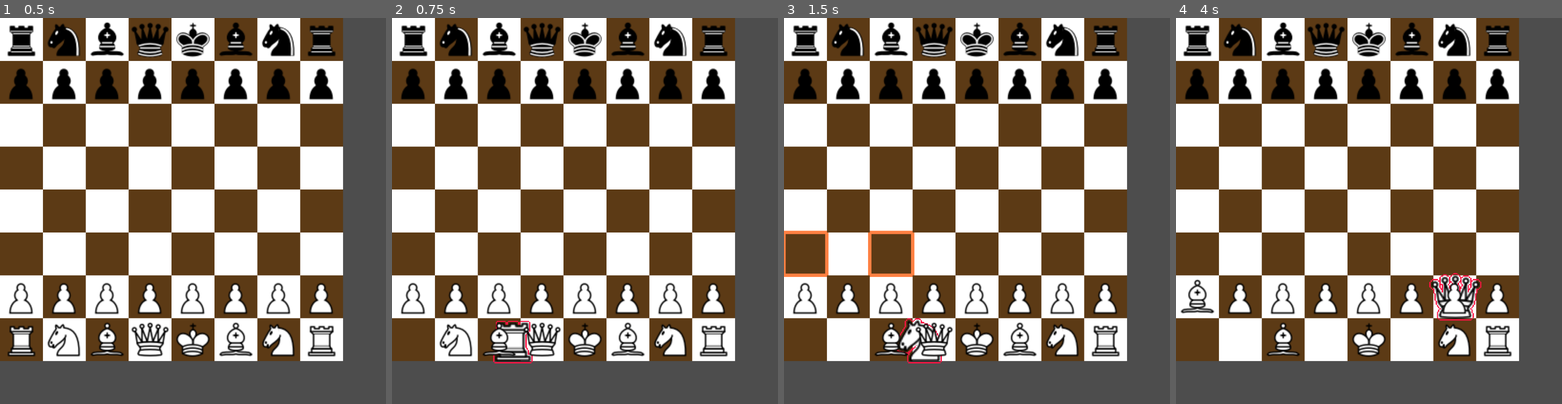
Above: before the commit, frames 1-4 (left to right).
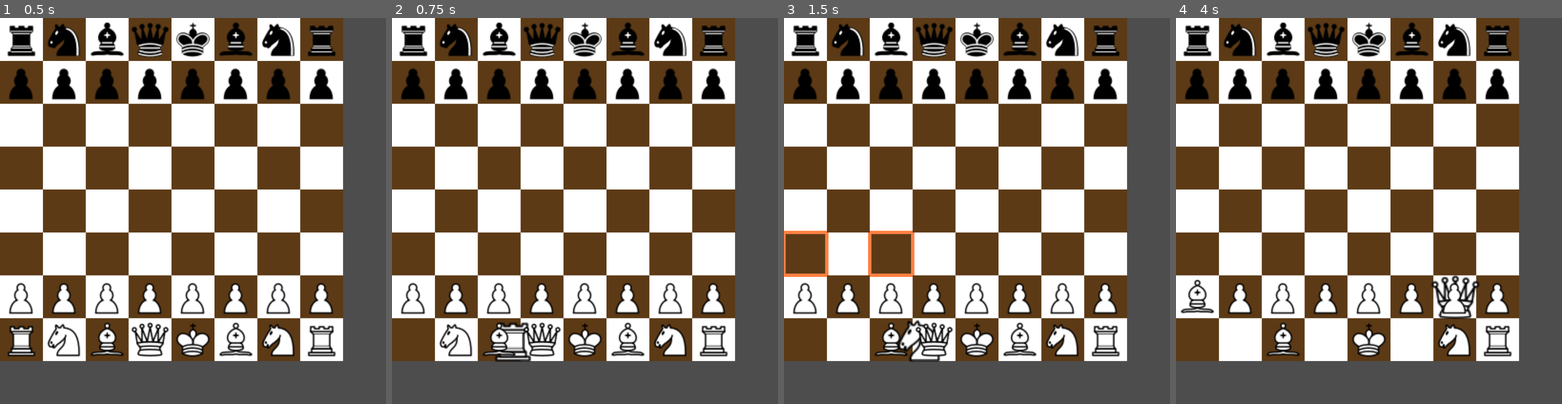
Above: after the commit, the same moments.

Repository: telamonian/chess_2d
Game: Godot game, scene res://game/game_2d.tscn
The game is run twice, just before and just after one commit, with the same random seed, the same clock (stepped at 60 frames per second) and the same inputs.
Inputs (mouse positions are in pixels of both pictures, inside the frame that each line leads up to):
- Up to frame 1 (0.5 s): no input
- Up to frame 2 (0.75 s): tap Enter at 0.5 s; drag from (415, 338) to (712, 338) at 0.52 s
- Up to frame 3 (1.5 s): drag from (849, 338) to (1061, 338) at 1.27 s
- Up to frame 4 (4 s): move the mouse to (1284, 338) at 2.02 s; click (1284, 338) at 2.17 s; tap Space at 2.75 s; drag from (1411, 338) to (1199, 295) at 2.77 s; drag from (1326, 338) to (1453, 295) at 3.52 s

Frame 1 is identical in both runs. In frame 2, 0.1% of the frame differs, in the area x 26-37%, y 78-90%; in frame 3, 0.1%; in frame 4, 0.3%, in the area x 65-80%, y 66-79%.

Commit message:
switched to centralized option definitions under Opt.defaults

Diff:
--- a/game/board/highlight.gd
+++ b/game/board/highlight.gd
@@ -2,7 +2,7 @@
 extends Node2D
 class_name BoardHighlight
 
-var square_highlight_color_opt: Opt.Option = Opt.set_option("game", "square_highlight", Color(1.0, .5, 0.259, 1.0))
+#var square_highlight_color_opt: Opt.Option = Opt.set_option("game", "square_highlight", Color(1.0, .5, 0.259, 1.0))
 
 @export var tile_map: TileMapLayer:
   set(x):
@@ -11,7 +11,7 @@
 
 @export var grid_color: Color:
   set(x):
-    grid_color = square_highlight_color_opt.value
+    grid_color = x
     queue_redraw()
 
 func _set_grid_color(opt: Opt.Option):
@@ -27,6 +27,7 @@
 var horizontal_coords: PackedVector2Array;
 
 func _init(new_squares: Array[Vector2i], new_grid_color: Color, new_tile_map: TileMapLayer):
+  var square_highlight_color_opt: Opt.Option = Opt.by_section["game"]["square_highlight"]
   _set_grid_color(square_highlight_color_opt)
   square_highlight_color_opt.changed.connect(_set_grid_color)
 
--- a/game/game_2d.gd
+++ b/game/game_2d.gd
@@ -15,6 +15,7 @@
 
 # Called when the node enters the scene tree for the first time.
 func _ready() -> void:
+  Opt.set_defaults()
   spawn_game()
 
 # Called every frame. 'delta' is the elapsed time since the previous frame.
--- a/game/piece/piece_sprite.gd
+++ b/game/piece/piece_sprite.gd
@@ -1,13 +1,12 @@
 extends Sprite2D
 
 const highlight_material = preload("res://game/piece/highlight.material")
-
-var highlight_material_color_opt: Opt.Option = Opt.set_option("game", "piece_highlight", Color(1.0, 0.071, 0.263, 1.0)) #highlight_material.get_shader_parameter("Color")) # Color(0, 0, 0, 0))
 
 func _set_highlight_material_color(opt: Opt.Option):
   highlight_material.set_shader_parameter("color", opt.value)
 
 func setup(color: Enum.Pcolor, type: Enum.Ptype):
+  var highlight_material_color_opt: Opt.Option = Opt.get_option_by_section("game", "piece_highlight")
   _set_highlight_material_color(highlight_material_color_opt)
   highlight_material_color_opt.changed.connect(_set_highlight_material_color)
 
--- a/options.gd
+++ b/options.gd
@@ -1,5 +1,12 @@
 class_name Options
 extends Node
+
+const defaults = [
+  ["game", "piece_highlight", Color(0, 0, 0, 0)],    # Color(1.0, 0.071, 0.263, 1.0)
+  ["game", "square_highlight", Color(1.0, .5, 0.259, 1.0)],
+]
+
+const OPTIONS_FILE = "user://options.ini"
 
 var by_name: Dictionary[String, Option] = {}
 var by_section: Dictionary[String, Variant] = {}
@@ -28,12 +35,19 @@
   func reset():
     value = _default
 
+func set_defaults():
+  for d in defaults:
+    set_option(d[0], d[1], d[2])
+
 func set_option(section: String, name: String, default) -> Option:
   var option = Option.new(section, name, default)
 
   by_name[option.name] = option
-  var section_dir = by_section.get(option.section, {})
-  section_dir[option.name] = option
+
+  if option.section in by_section:
+    by_section[option.section][option.name] = option
+  else:
+    by_section[option.section] = {option.name: option}
 
   return option
 
@@ -42,3 +56,24 @@
 
 func get_option_by_section(section: String, name: String) -> Option:
   return by_section[section][name]
+
+func load_config():
+  var config = ConfigFile.new()
+  var err = config.load(OPTIONS_FILE)
+  if err != OK:
+    print_debug("Creating user preference file at: " + OPTIONS_FILE)
+    save_config()
+    return false
+  else:
+    for o in by_name.values():
+      o.value = config.get_value(o.section, o.name, o.value)
+    return true
+
+func save_config():
+  var config = ConfigFile.new()
+
+  for o in by_name.values():
+    config.set_value(o.section, o.name, o.value)
+
+  # Save it to a file (overwrite if already exists).
+  config.save(OPTIONS_FILE)
